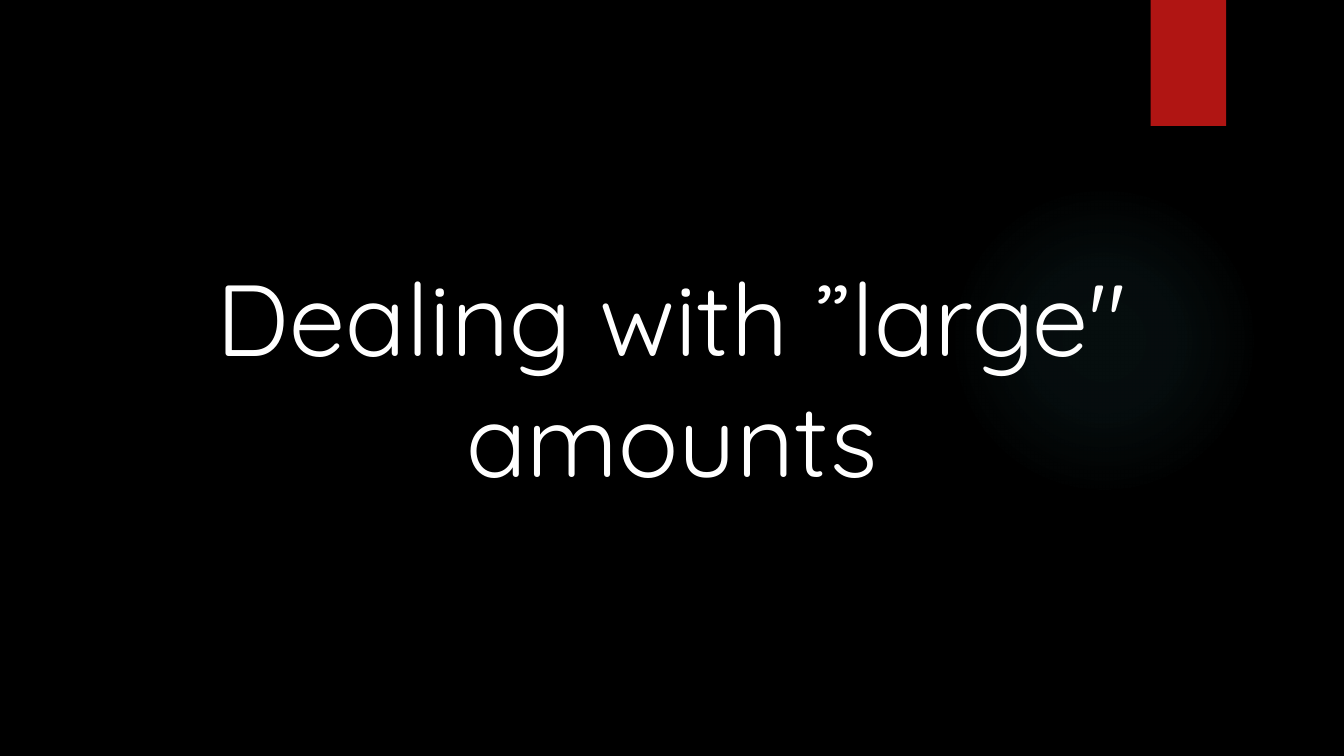
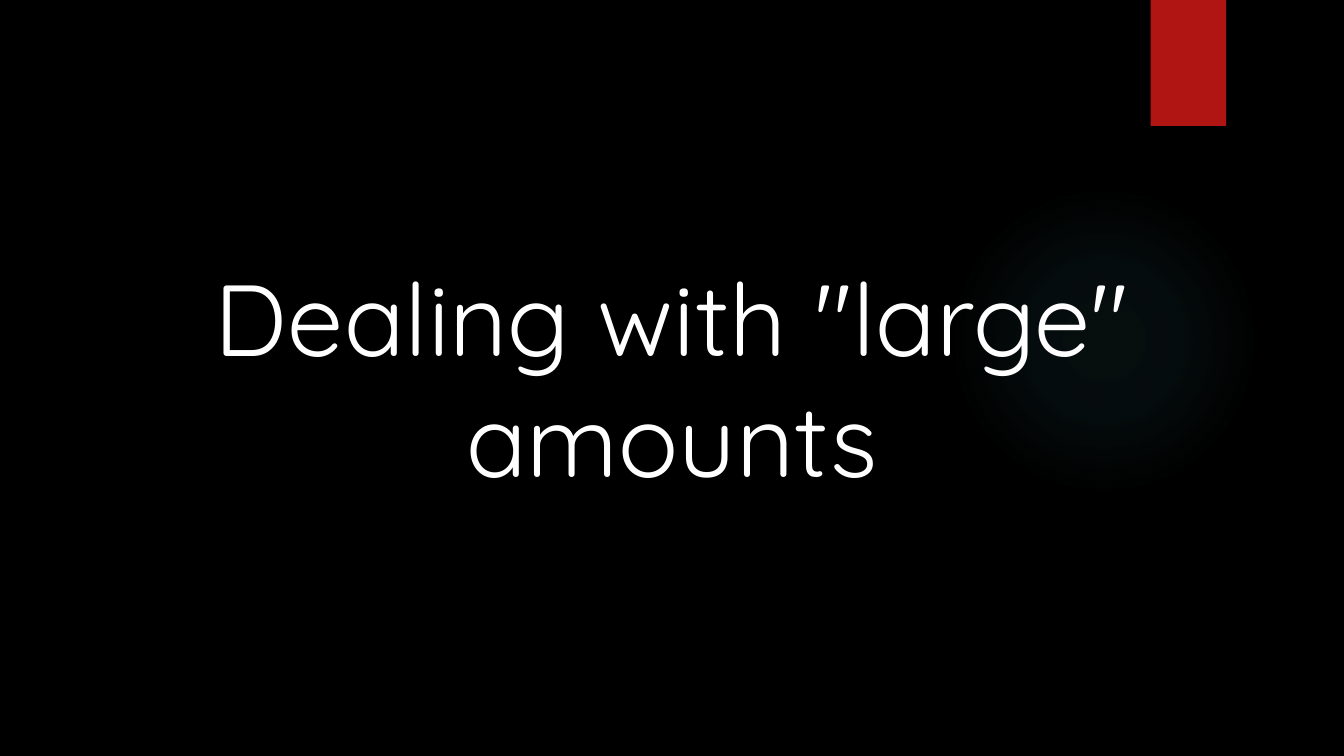
Before and after one commit to dennisdietrich/First180Days, a slide deck: slide 23 of Sitting in meetings all day long.pptx. Drawn at 1344x756 pixels with LibreOffice and Linux fonts; fonts in the diff are those of the drawing; background and template pictures are left out. Boxes give left, top, right and bottom in pixels: in the first picture for what was removed or moved away, otherwise in the second. Text is boxed around its words. In the diff, an @@ line names an element or a change of style, - is before the commit and + after.

```diff
--- a/Sitting in meetings all day long.pptx
+++ b/Sitting in meetings all day long.pptx
@@ title at [215,281,1129,478]: text changed @@
-Dealing with ”large" amounts
+Dealing with "large" amounts
```
Also in this commit, not shown: 4 other slides changed.
